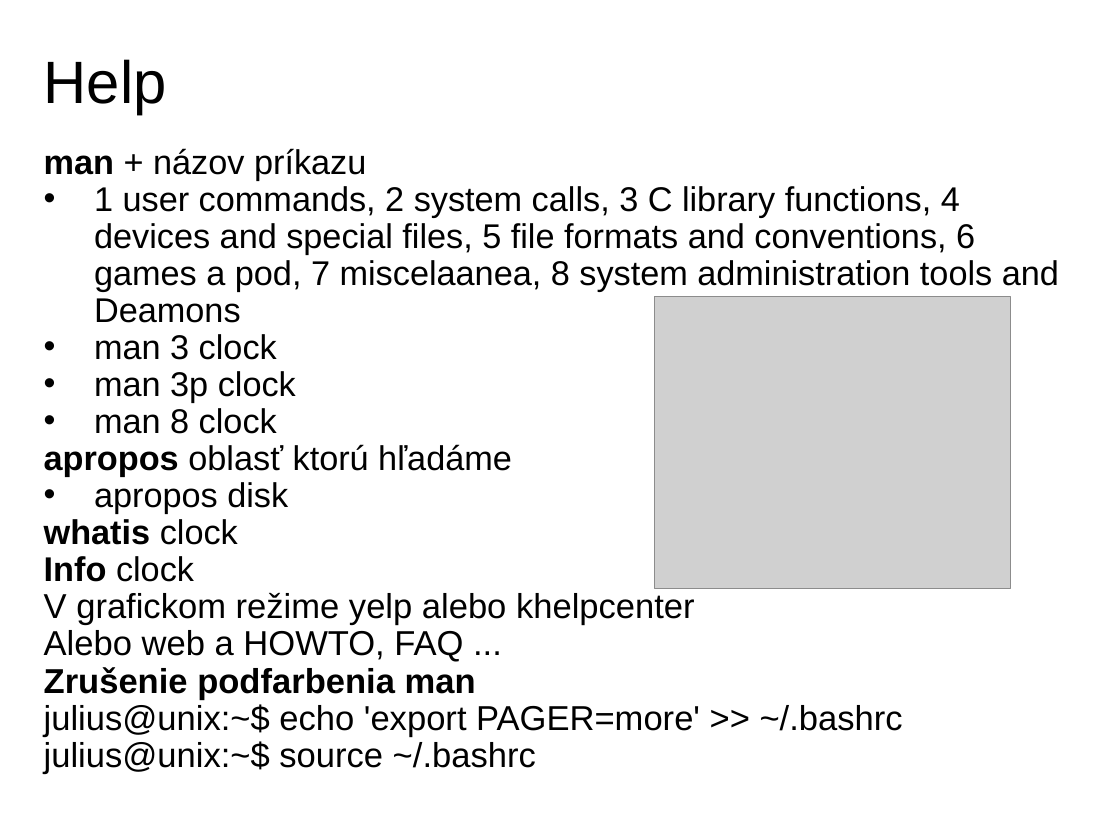
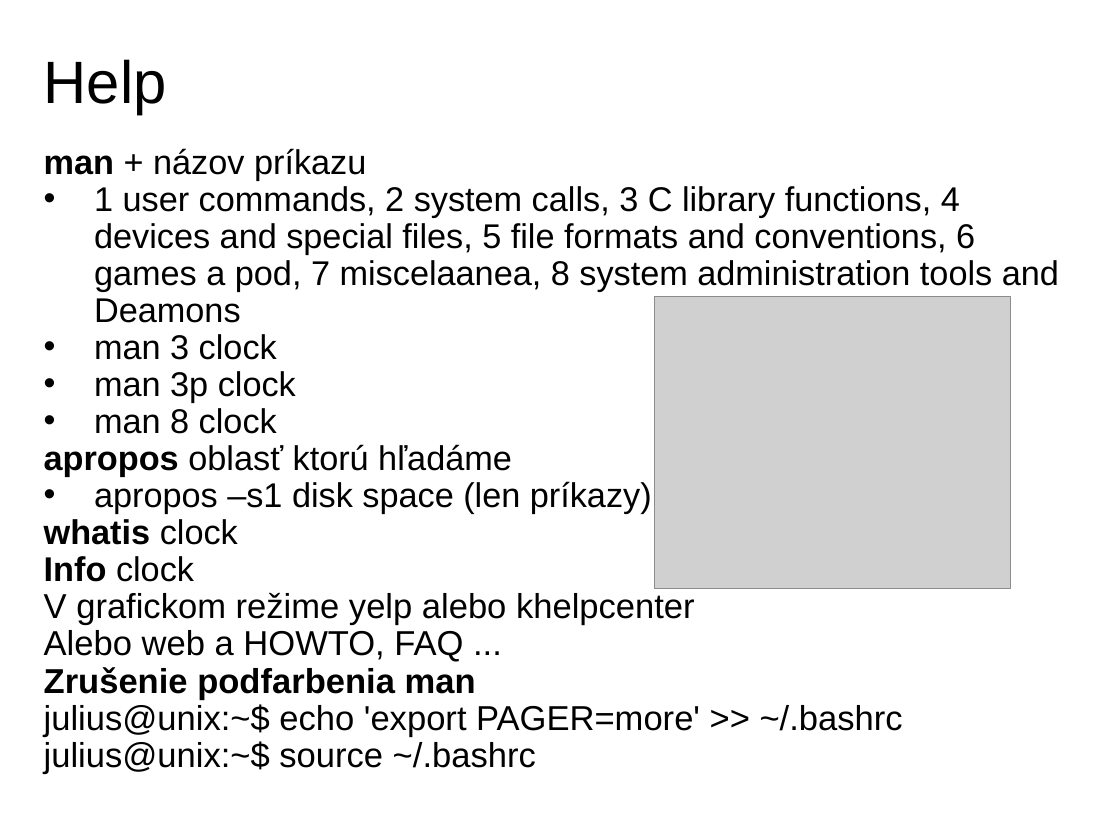
Before and after one commit to jb23lm87/OS-prednasky, a slide deck: slide 15 of LC UNIX/02 Multi-User Concepts.pptx. Drawn at 1120x840 pixels with LibreOffice and Linux fonts; fonts in the diff are those of the drawing; grey boxes stand for pictures. Boxes give left, top, right and bottom in pixels: in the first picture for what was removed or moved away, otherwise in the second. Text is boxed around its words. In the diff, an @@ line names an element or a change of style, - is before the commit and + after.

```diff
--- a/LC UNIX/02 Multi-User Concepts.pptx
+++ b/LC UNIX/02 Multi-User Concepts.pptx
@@ text at (94, 481, 652, 513): text changed @@
-  • apropos disk
+  • apropos –s1 disk space (len príkazy)
```
Also in this commit, not shown: 2 other files.
